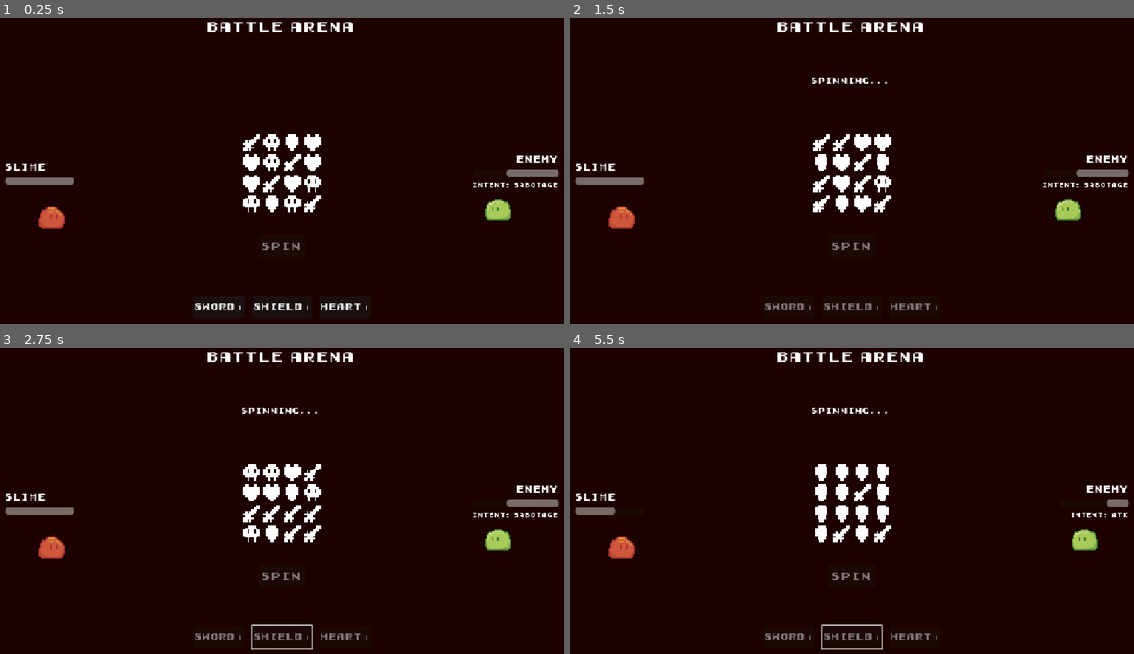
Above: before the commit, frames 1-4 (two rows, left to right).
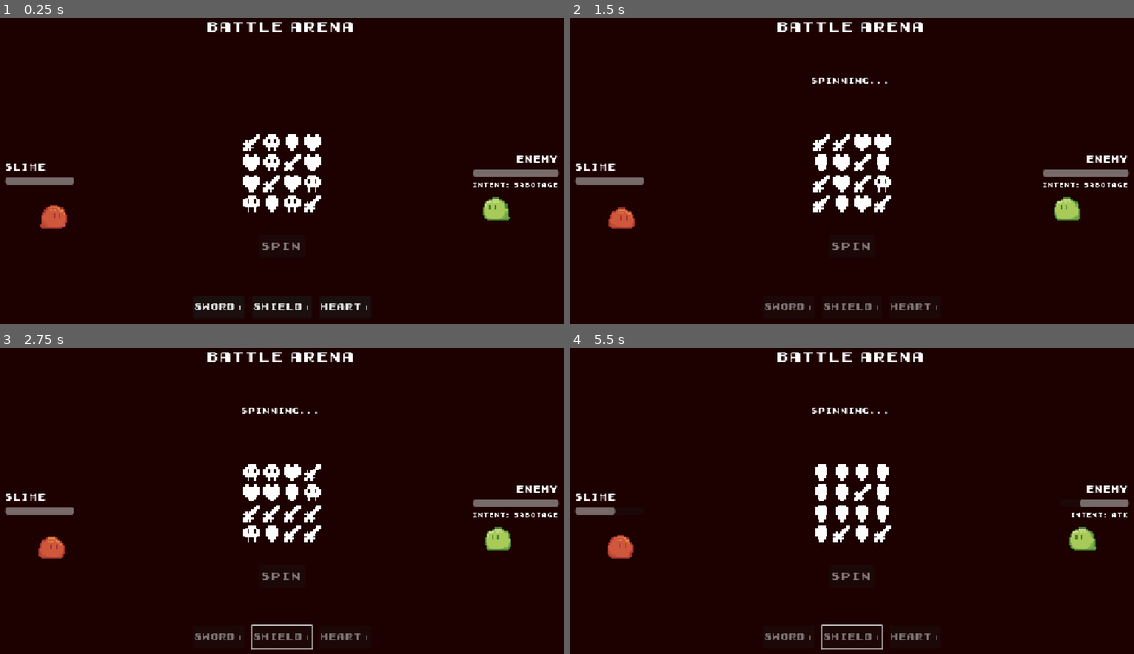
Above: after the commit, the same moments.

Repository: Tortiz-CSUF/slotchi
Game: Godot game, scene res://scenes/battle_arena.tscn
Two runs of this game, one before a commit and one after it. Both use one fixed random seed, a clock stepped at 60 frames per second and the inputs below. The project has no main scene, so this scene is started directly.
Inputs:
- Up to frame 1 (0.25 s): no input
- Up to frame 2 (1.5 s): click "Sword+" at 0.5 s; click "SPIN" at 1.25 s
- Up to frame 3 (2.75 s): tap Enter (ui_accept) at 2, 2.27 s; hold Right (ui_right) from 2.03 s (still down)
- Up to frame 4 (5.5 s): release Right (ui_right) at 2.78 s; hold Down (ui_down) 2.78-3.53 s; tap Enter (ui_accept) at 3.02, 4.52, 5.27 s; hold Right (ui_right) 3.53-4.28 s; hold Up (ui_up) 4.28-5.03 s; hold Left (ui_left) from 5.03 s (still down)

The runs differ from the first frame. In frame 1, 0.4% of the frame differs, in the area x 6-91%, y 49-69%; in frame 2, 0.3%; in frame 3, 0.2%; in frame 4, 0.4%.

Commit message:
slotchi_Interim_14

Diff:
--- a/scenes/battle_arena.tscn
+++ b/scenes/battle_arena.tscn
@@ -185,6 +185,7 @@
 scale = Vector2(3, 3)
 sprite_frames = SubResource("SpriteFrames_l7kcc")
 animation = &"idle2"
+autoplay = "idle2"
 frame = 6
 frame_progress = 0.970026
 centered = false
@@ -234,6 +235,7 @@
 scale = Vector2(3, 3)
 sprite_frames = SubResource("SpriteFrames_4wnud")
 animation = &"enemy_idle"
+autoplay = "enemy_idle"
 frame = 6
 frame_progress = 0.10194228
 centered = false
--- a/scenes/care_room.tscn
+++ b/scenes/care_room.tscn
@@ -271,6 +271,7 @@
 scale = Vector2(3, 3)
 sprite_frames = SubResource("SpriteFrames_xswkv")
 animation = &"idle1"
+autoplay = "idle1"
 frame = 1
 frame_progress = 0.114486545
 
--- a/scripts/BattleArena.gd
+++ b/scripts/BattleArena.gd
@@ -61,7 +61,7 @@
 	return_button.pressed.connect(_on_return_pressed)
 
 	# Scale enemy hp
-	enemy_max_hp = 30 + MonsterData.max_hp
+	enemy_max_hp = 100 				#leave as 100 for now: 30 + MonsterData.max_hp
 	enemy_hp = enemy_max_hp
 
 	# Panel fade
--- a/scripts/GameManager.gd
+++ b/scripts/GameManager.gd
@@ -27,7 +27,7 @@
 
 ## Resets battle timer back to 3 mins (180 secs)
 func reset_battle_timer() -> void:
-	battle_timer = 180.0
+	battle_timer = 10#180.0
 	timer_running = true
 
 
